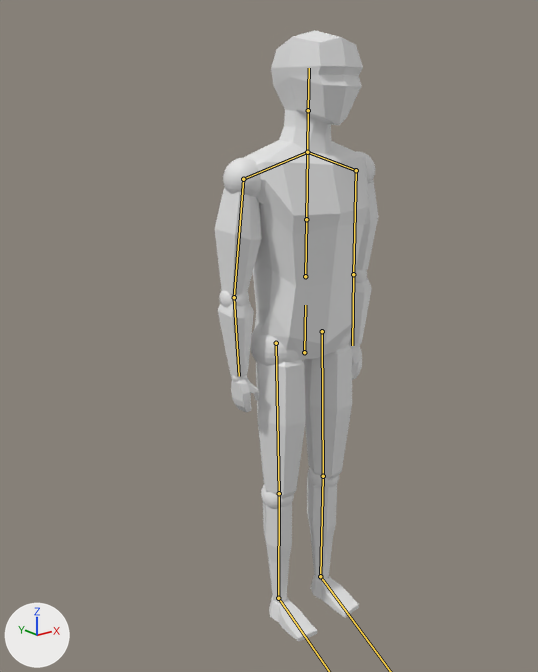
Before and after pictures for a commit that changed the FBX model Assets/TurnsGame/Prefabs/Animation/CharacterRig.fbx.
Both versions are drawn from a 50 mm camera at (-1.442, -1.601, 1.635) aimed at (-0.09, 0.089, 0.959). The lights are fixed; the arrows at lower left show +X, +Y and +Z. The first picture is the older version. The bones that change, and the others that lie on the model, are drawn over the model as lines.

Names of what the first picture shows: 'Character'.
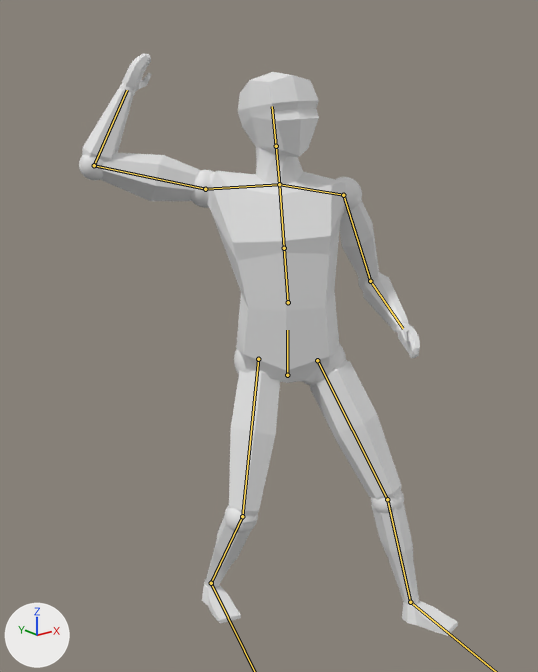
The newer file adds an action. The first version stands in its rest pose; the second is drawn at frame 1 of the action 'CharacterRig|Countered'.

What differs and where, as boxes [x1, y1, x2, y2] in the pictures (538 x 672 px):
'Character', posed (132% wider): before [215, 30, 378, 641]; after [79, 54, 458, 636]
bone 'Hip', root to tip: before (304, 352) to (305, 305); after (287, 375) to (287, 330)
bone 'LowerTorso', root to tip: before (305, 276) to (306, 219); after (288, 302) to (284, 248)
bone 'Neck', root to tip: before (307, 152) to (308, 110); after (279, 184) to (276, 146)
bone 'Head', root to tip: before (308, 110) to (309, 68); after (276, 146) to (272, 106)
bone 'Shoulder.R', root to tip: before (307, 152) to (243, 179); after (279, 184) to (205, 189)
bone 'UpperArm.R', root to tip: before (243, 179) to (234, 297); after (205, 189) to (94, 165)
bone 'LowerArm.R', root to tip: before (234, 297) to (239, 376); after (94, 165) to (127, 90)
bone 'Shoulder.L', root to tip: before (307, 152) to (356, 170); after (279, 184) to (343, 195)
bone 'UpperArm.L', root to tip: before (356, 170) to (353, 274); after (343, 195) to (370, 281)
bone 'LowerArm.L', root to tip: before (353, 274) to (352, 345); after (370, 281) to (403, 328)
bone 'UpperLeg.R', root to tip: before (276, 343) to (279, 493); after (258, 359) to (242, 516)
bone 'LowerLeg.R', root to tip: before (279, 493) to (278, 598); after (242, 516) to (211, 583)
bone 'UpperLeg.L', root to tip: before (322, 331) to (323, 476); after (317, 360) to (387, 499)
bone 'LowerLeg.L', root to tip: before (323, 476) to (320, 576); after (387, 499) to (410, 602)

The edits, one by one:
Bone 'Hip' (bone_hip) moves from (0.0, 0.0, 0.0) to (0.0, -0.097, -0.081).
Bone 'Hip' (bone_hip) turns from (0, 0, 0) to (0, -43, 0) degrees about its own x, y and z.
Bone 'LowerTorso' (bone_lowertorso) turns from (0, 0, 0) to (-5, 0, 5) degrees about its own x, y and z.
Bone 'Neck' (bone_neck) turns from (0, 0, 0) to (1, 13, 1) degrees about its own x, y and z.
Bone 'Head' (bone_head) turns from (0, 0, 0) to (0, 20, 0) degrees about its own x, y and z.
Bone 'Shoulder.R' (bone_shoulder_r) turns from (0, 0, 0) to (4, 17, -16) degrees about its own x, y and z.
Bone 'UpperArm.R' (bone_upperarm_r) turns from (0, 0, 0) to (20, 25, -72) degrees about its own x, y and z.
Bone 'LowerArm.R' (bone_lowerarm_r) turns from (0, 0, 0) to (140, 5, 67) degrees about its own x, y and z.
Bone 'Shoulder.L' (bone_shoulder_l) turns from (0, 0, 0) to (-23, -3, 2) degrees about its own x, y and z.
Bone 'UpperArm.L' (bone_upperarm_l) turns from (0, 0, 0) to (-11, 27, 9) degrees about its own x, y and z.
Bone 'LowerArm.L' (bone_lowerarm_l) turns from (0, 0, 0) to (73, -21, -10) degrees about its own x, y and z.
Bone 'UpperLeg.R' (bone_upperleg_r) turns from (0, 0, 0) to (5, -36, 18) degrees about its own x, y and z.
Bone 'LowerLeg.R' (bone_lowerleg_r) turns from (0, 0, 0) to (-9, -6, -42) degrees about its own x, y and z.
Bone 'Foot.R' (bone_foot_r) turns from (0, 0, 0) to (-2, 5, 31) degrees about its own x, y and z.
Bone 'UpperLeg.L' (bone_upperleg_l) turns from (0, 0, 0) to (36, -37, -36) degrees about its own x, y and z.
Bone 'LowerLeg.L' (bone_lowerleg_l) turns from (0, 0, 0) to (0, 0, 17) degrees about its own x, y and z.
Bone 'Foot.L' (bone_foot_l) turns from (0, 0, 0) to (-4, -12, -3) degrees about its own x, y and z.
